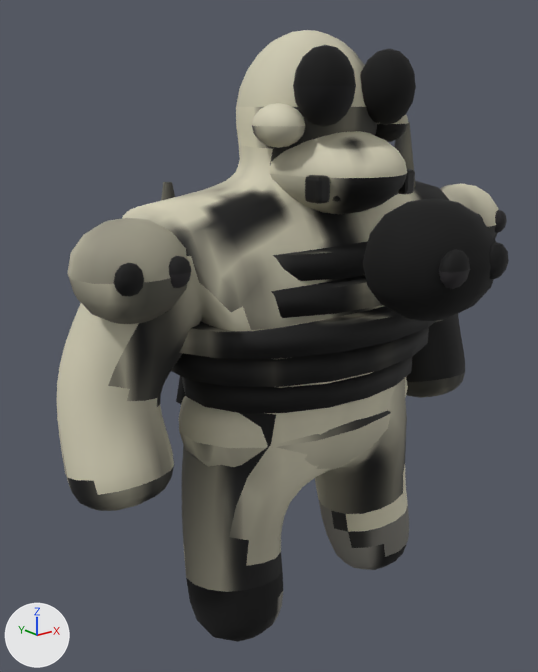
A saved change to the glTF model public/models/honezukaNoNushi.glb.
Camera for both pictures: a 50 mm camera at (-0.703, -0.805, 0.8) aimed at (-0.049, 0.013, 0.473). The axes (+X, +Y, +Z) are drawn at lower left. The lights are the same throughout. The picture after the commit comes second. Vertices at exactly the same position are counted once.

In view in the first picture: 'honezukaNoNushi'.
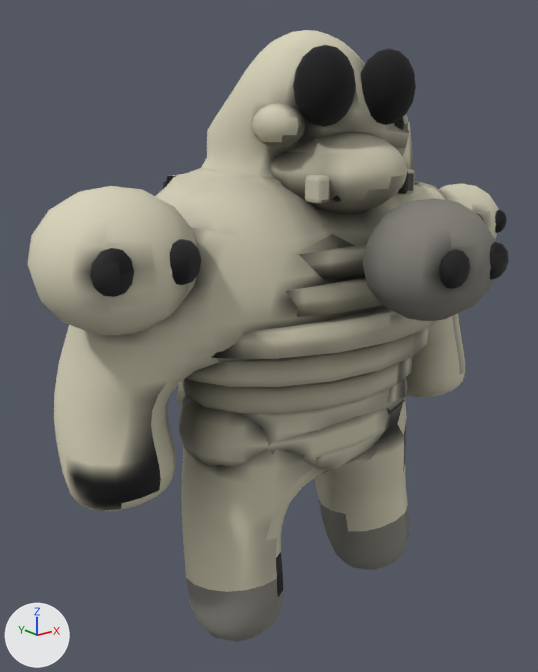
Pixel boxes (x1, y1, x2, y2) of what changed, in the pictures (538 x 672 px; the box of a moved part takes in the faces that stretch with it):
'honezukaNoNushi', reshaped (6% wider): before (56, 30, 509, 642); after (27, 30, 509, 642)
part 1 of me_honezukanonushi, added: after (27, 186, 198, 335)
part 2 of me_honezukanonushi, added: after (90, 248, 134, 297)
part 3 of me_honezukanonushi, added: after (170, 239, 201, 285)
part 4 of me_honezukanonushi, deleted: before (67, 218, 188, 324)
part 5 of me_honezukanonushi, deleted: before (169, 256, 191, 288)
part 6 of me_honezukanonushi, deleted: before (114, 263, 144, 297)
part 7 of me_honezukanonushi, moved or reshaped: before (56, 47, 449, 511); after (54, 47, 447, 511)
part 8 of me_honezukanonushi, surface changed (lighter): (162, 36, 503, 642) in both

Edits to the bpy script that builds the scene:
```text
Change me_honezukanonushi:
    used by ob_honezukanonushi; location = (0.0, 0.0, 0.0)
    remove me_honezukanonushi.from_pydata(...)  # 3522 vertices, 6896 faces; spans x -0.373..0.373, y -0.313..0.285, z 0.027..0.892
    add me_honezukanonushi.from_pydata(...)  # 3347 vertices, 6520 faces; spans x -0.418..0.373, y -0.313..0.285, z 0.027..0.892
    me_honezukanonushi part 1: a new loose piece, a UV sphere (12 segments, 8 rings, poles along z) spanning x -0.418..-0.222, y -0.138..0.038, z 0.547..0.713, in mat_kotsuduka_bone (picture img_kotsuduka_bone_tex)
    me_honezukanonushi part 2: a new loose piece, an icosphere of 80 faces spanning x -0.387..-0.336, y -0.139..-0.108, z 0.609..0.66, in mat_kotsuduka_dead (picture img_kotsuduka_dead_tex)
    me_honezukanonushi part 3: a new loose piece, an icosphere of 80 faces spanning x -0.304..-0.253, y -0.139..-0.108, z 0.609..0.66, in mat_kotsuduka_dead (picture img_kotsuduka_dead_tex)
    me_honezukanonushi part 4: the loose piece of 86 vertices spanning x -0.372..-0.228, y -0.11..0.02, z 0.554..0.676 is deleted
    me_honezukanonushi part 5: the loose piece of 42 vertices spanning x -0.288..-0.251, y -0.11..-0.088, z 0.6..0.637 is deleted
    me_honezukanonushi part 6: the loose piece of 42 vertices spanning x -0.349..-0.312, y -0.11..-0.088, z 0.6..0.637 is deleted
    me_honezukanonushi part 7: 227 vertices moved from x -0.225..0.269, y -0.146..0.146, z 0.313..0.863 to x -0.293..0.268, y -0.144..0.14, z 0.313..0.863; 444 vertices removed from x -0.373..0.225, y -0.146..0.147, z 0.293..0.795; 269 vertices added at x -0.377..0.196, y -0.144..0.144, z 0.292..0.795
    me_honezukanonushi part 8: 5545 kept faces spanning x -0.277..0.373, y -0.313..0.285, z 0.027..0.892 get new texture (UV) coordinates
```
